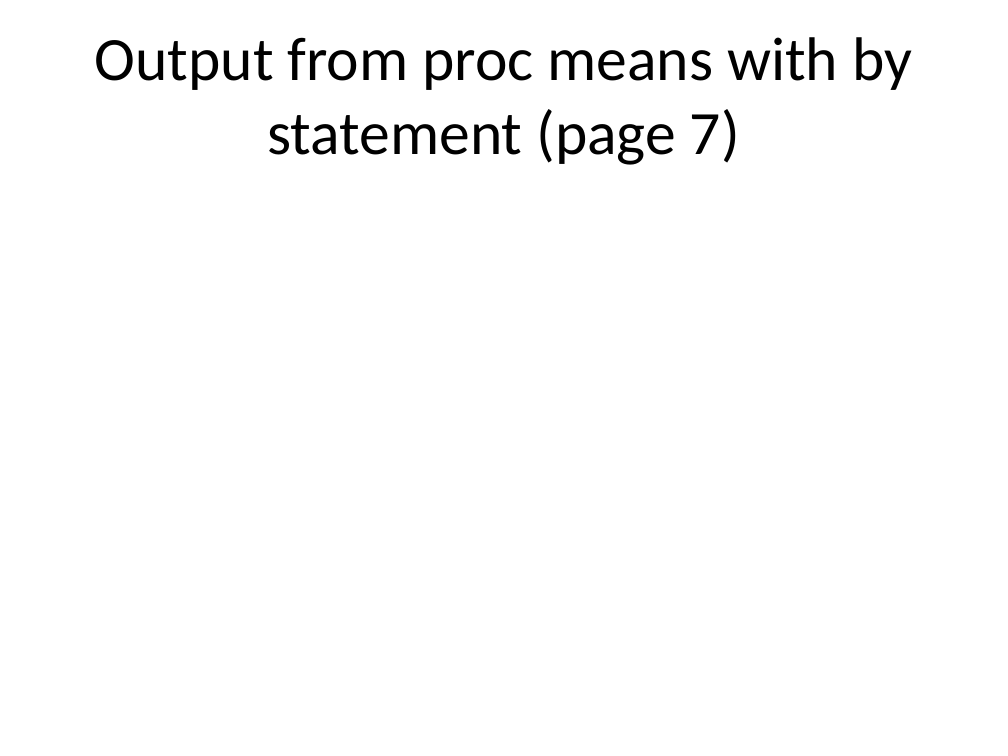
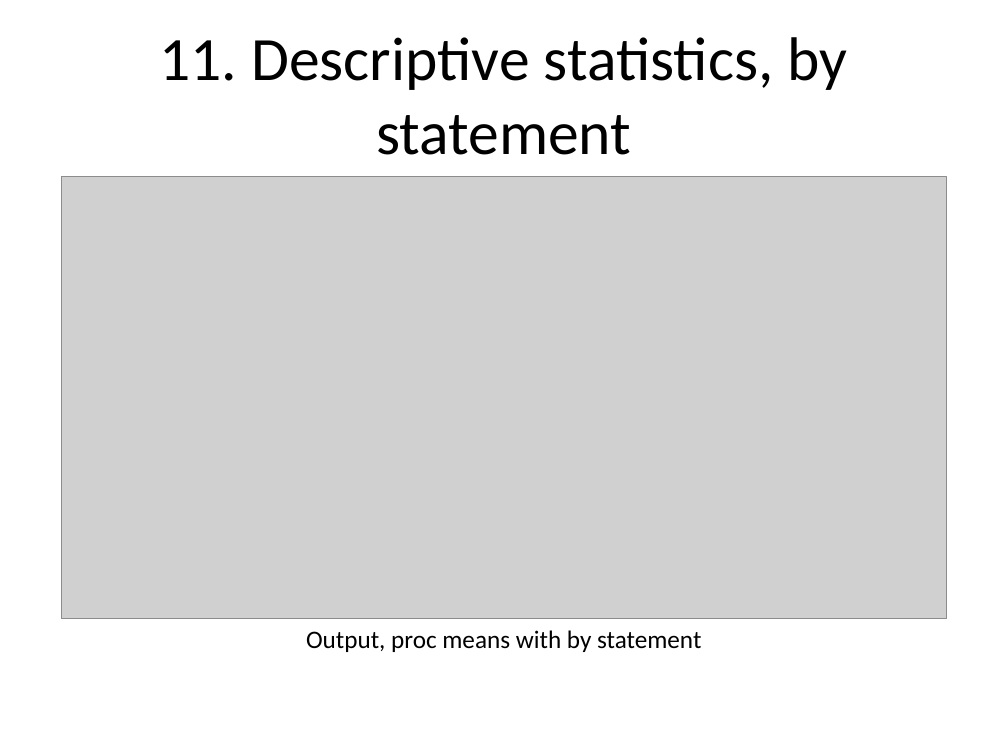
Before and after one commit to pmean/introduction-to-SAS, a slide deck: slide 22 of basics3/src/lecture03.pptx (slide 20 before the commit). Drawn at 1008x756 pixels with LibreOffice and Linux fonts; fonts in the diff are those of the drawing; grey boxes stand for pictures. Boxes give left, top, right and bottom in pixels: in the first picture for what was removed or moved away, otherwise in the second. Text is boxed around its words. In the diff, an @@ line names an element or a change of style, - is before the commit and + after.

```diff
--- a/basics3/src/lecture03.pptx
+++ b/basics3/src/lecture03.pptx
@@ title at box(160, 37, 847, 155): text changed @@
-Output from proc means with by statement (page 7)
+11. Descriptive statistics, by statement
@@ picture added at box(61, 176, 947, 619) @@
@@ text added at box(306, 630, 701, 652), 18 pt, text #000000 @@
+Output, proc means with by statement
```
Also in this commit, not shown: 11 other slides changed, 8 slides added, 5 slides removed, 17 other files.
